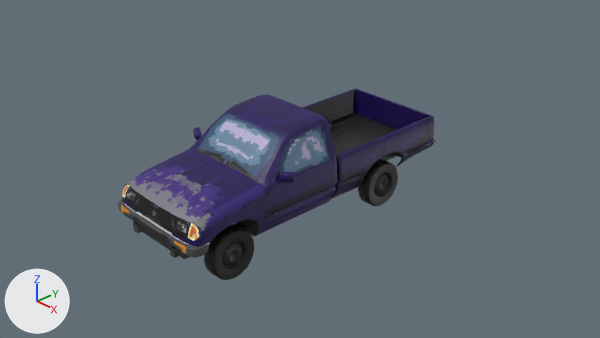
Renders of the Blender file Assets/Models/Tacoma/Tacoma.blend from each side of a commit.
The view is the same before and after, from the file's camera 'Camera'. The axes (+X, +Y, +Z) are drawn at lower left. The lights are the same throughout. Objects named as collision shapes, trigger or cutter boxes, shadow casters or lower levels of detail are left out.

The older version as bpy lines, for what is in view:
```python
ob_body = bpy.data.objects.new('Body', me_cube)
ob_body.location = (0.0, 0.0, 0.0)
ob_bumperfront = bpy.data.objects.new('BumperFront', me_cube_003)
ob_bumperfront.location = (0.0, 0.0, 0.0)
ob_door_l = bpy.data.objects.new('Door.L', me_cube_001)
ob_door_l.location = (0.678, -1.165, 0.138)
ob_frame = bpy.data.objects.new('Frame', me_plane)
ob_frame.location = (0.0, -0.9, -0.35)
ob_grille = bpy.data.objects.new('Grille', me_cube_004)
ob_grille.location = (0.0, 0.0, 0.0)
ob_hood = bpy.data.objects.new('Hood', me_cube_011)
ob_hood.location = (0.0, -1.294, 0.461)
ob_tailgate = bpy.data.objects.new('Tailgate', me_cube_005)
ob_tailgate.location = (0.0, 1.875, 0.0)
ob_wheelf_l = bpy.data.objects.new('WheelF.l', me_cube_007)
ob_wheelf_l.location = (0.676, -1.771, -0.324)
ob_wheelf_l.rotation_euler = (0.0, 0.0, 3.142)  # degrees (0, 0, 180)
ob_wheelr_l = bpy.data.objects.new('WheelR.l', me_cube_007)
ob_wheelr_l.location = (0.679, 0.852, -0.324)
ob_wheelr_l.rotation_euler = (0.0, 0.0, 3.142)  # degrees (0, 0, 180)
```
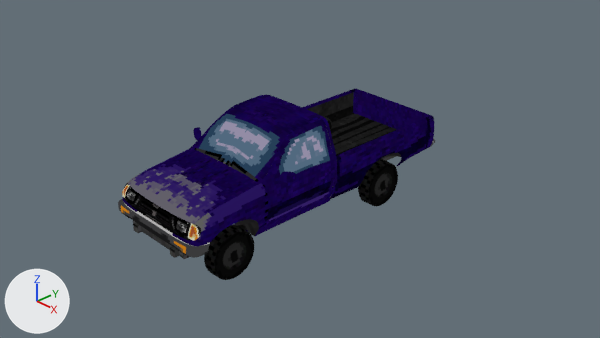
What changed in the scene script:
```text
Change mat_combined:
    remove # nodes: BsdfPrincipled, OutputMaterial, TexImage
    nodes: Math x3, OutputMaterial, TexImage, VectorMath
```

What differs and where, as boxes (x1, y1, x2, y2) in the pictures (600 x 338 px):
'Body', recoloured: (122, 89, 434, 246) in both
'Hood', recoloured (blue to purple): (128, 149, 258, 224) in both
'Door.L', recoloured (blue to purple): (262, 119, 335, 227) in both
'WheelF.l', recoloured: (204, 225, 254, 280) in both
'Tailgate', recoloured (blue to purple): (357, 90, 428, 130) in both
'Grille', recoloured: (122, 183, 201, 240) in both
'WheelR.l', recoloured: (358, 159, 398, 206) in both
'BumperFront', recoloured (grey to black): (118, 199, 210, 256) in both
'WingMirror.L', recoloured (blue to purple): (272, 169, 296, 185) in both
'WingMirror.L.001', recoloured: (193, 127, 201, 143) in both
'Door.L.001', recoloured: (189, 95, 261, 149) in both
'BumperRear', recoloured: (430, 138, 435, 147) in both
